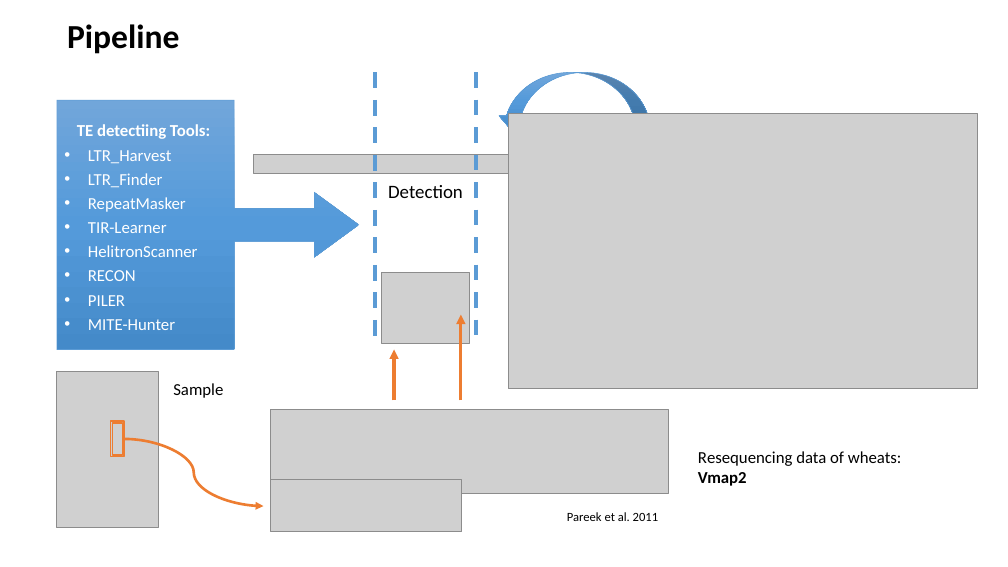
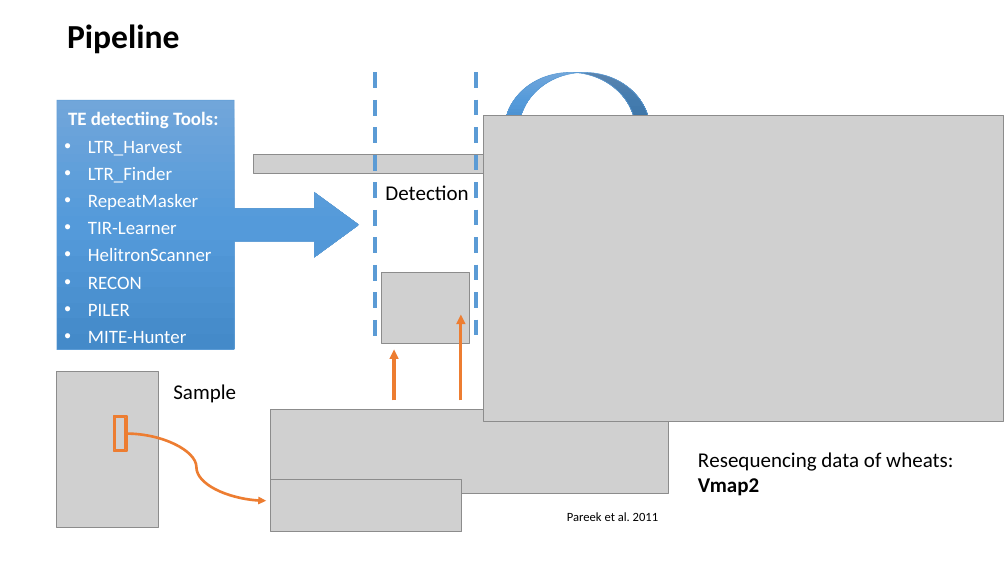
Before and after one commit to SirLearning/GeneticsNotes, a slide deck: slide 3 of undergraduate/Presentation.pptx. Drawn at 1008x567 pixels with LibreOffice and Linux fonts; fonts in the diff are those of the drawing; grey boxes stand for pictures. Boxes give left, top, right and bottom in pixels: in the first picture for what was removed or moved away, otherwise in the second. Text is boxed around its words. In the diff, an @@ line names an element or a change of style, - is before the commit and + after.

```diff
--- a/undergraduate/Presentation.pptx
+++ b/undergraduate/Presentation.pptx
@@ right arrow callout "TE detectiing Tools:" at bbox=[57, 100, 358, 349]: size 16 to 18 pt @@
@@ picture: place and size @@
-picture at bbox=[509, 113, 978, 389]
+picture at bbox=[483, 116, 1004, 421]
@@ text "Detection" at bbox=[385, 185, 468, 200]: size 18 to 20 pt @@
@@ text "Sample" at bbox=[173, 384, 236, 403]: size 16 to 20 pt @@
@@ frame: place and size @@
-frame at bbox=[110, 421, 124, 457]
+frame at bbox=[113, 416, 127, 451]
@@ curved arrow moved from (124, 439) - (263, 506) to (127, 434) - (266, 501) @@
@@ text "Resequencing data of wheats:" at bbox=[698, 452, 953, 496]: size 16 to 20 pt @@
```
Also in this commit, not shown: 4 other slides changed, 2 slides removed.
